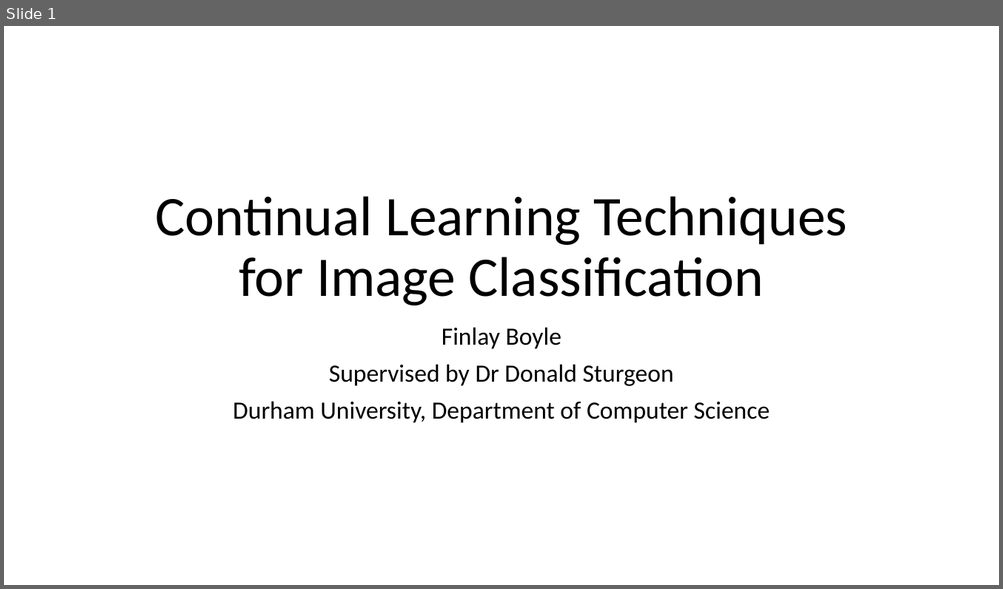
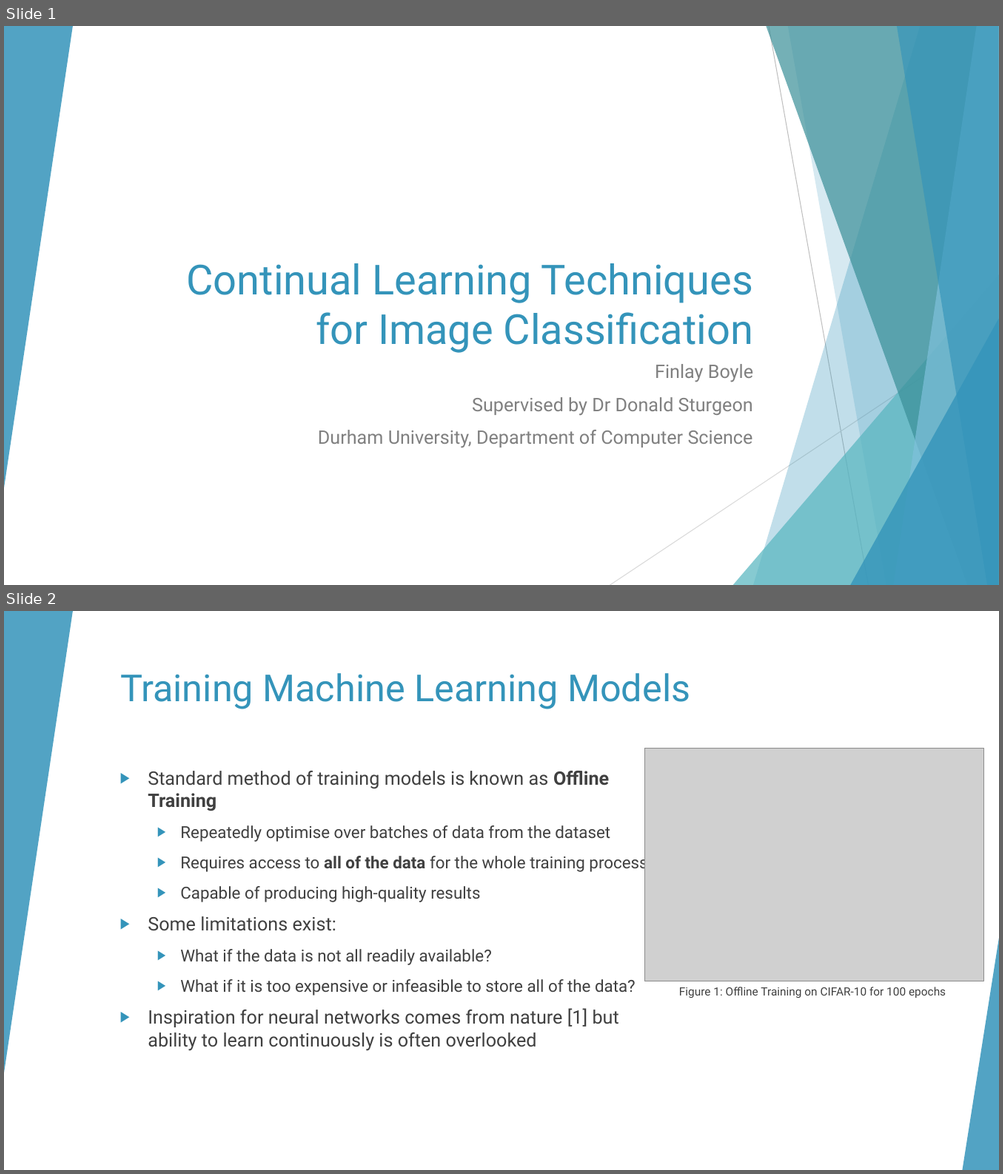
Before and after one commit to fboyle2001/advanced-project, a slide deck: Documents/Project Video/Project Video Presentation.pptx. Shown one above the other, each under a label of ours: slide 1 before the commit, slides 1 and 2 after it. The pictures are 1003x589 and 1003x1174 pixels, drawn with LibreOffice and Linux fonts; fonts in the diff are those of the drawing; grey boxes stand for pictures. Boxes give left, top, right and bottom in pixels: in the first picture for what was removed or moved away, otherwise in the second. Text is boxed around its words. In the diff, an @@ line names an element or a change of style, - is before the commit and + after.

```diff
--- a/Documents/Project Video/Project Video Presentation.pptx
+++ b/Documents/Project Video/Project Video Presentation.pptx
@@ slide 2 added at [4, 611, 999, 1170], background #FFFFFF; not listed: 9 template elements that a slide beside it also shows @@
@@ rectangle added at [4, 611, 999, 1170], fill #FFFFFF @@
@@ triangle added at [4, 611, 73, 1073], fill #3494BA at 85% opacity @@
@@ title added at [120, 673, 690, 709], 36 pt, text #3494BA @@
+Training Machine Learning Models
@@ picture added at [645, 749, 984, 982] @@
@@ text added at [148, 771, 647, 1051], 16 pt, text #404040 @@
+▶ Standard method of training models is known as Offline Training
+  ▶ Repeatedly optimise over batches of data from the dataset
+  ▶ Requires access to all of the data for the whole training process
+  ▶ Capable of producing high-quality results
+▶ Some limitations exist:
+  ▶ What if the data is not all readily available?
+  ▶ What if it is too expensive or infeasible to store all of the data?
+▶ Inspiration for neural networks comes from nature [1] but ability to learn continuously is often overlooked
@@ triangle added at [4, 939, 40, 1170], fill #3494BA at 85% opacity @@
@@ triangle added at [962, 939, 999, 1170], fill #3494BA at 85% opacity @@
@@ text added at [679, 987, 945, 998], 11 pt, text #404040 @@
+Figure 1: Offline Training on CIFAR-10 for 100 epochs
@@ slide 1 changed as well @@
@@ group added at [4, 26, 999, 585]: 5 freeform shapes, 3 triangles, 2 lines @@
@@ title "Continual Learning Techniques for Image ...": place and size @@
-title "Continual Learning Techniques for Image ..." at [155, 196, 847, 306]
+title "Continual Learning Techniques for Image ..." at [187, 264, 753, 353]
@@ title "Continual Learning Techniques for Image ..." at [187, 264, 753, 353]: size 54 to 40 pt, font Calibri to Roboto, text colour #000000 to #3494BA; alignment centre to right; line spacing 0.9 to 1 @@
@@ subtitle "Finlay Boyle": place and size @@
-subtitle "Finlay Boyle" at [233, 327, 770, 423]
+subtitle "Finlay Boyle" at [318, 364, 753, 449]
@@ subtitle "Finlay Boyle" at [318, 364, 753, 449]: size 24 to 18 pt, font Calibri to Roboto, text colour #000000 to #808080; alignment centre to right; line spacing 0.9 to 1 @@
```
Also in this commit, not shown: 8 other slides added, 1 slide removed, 7 other files.
